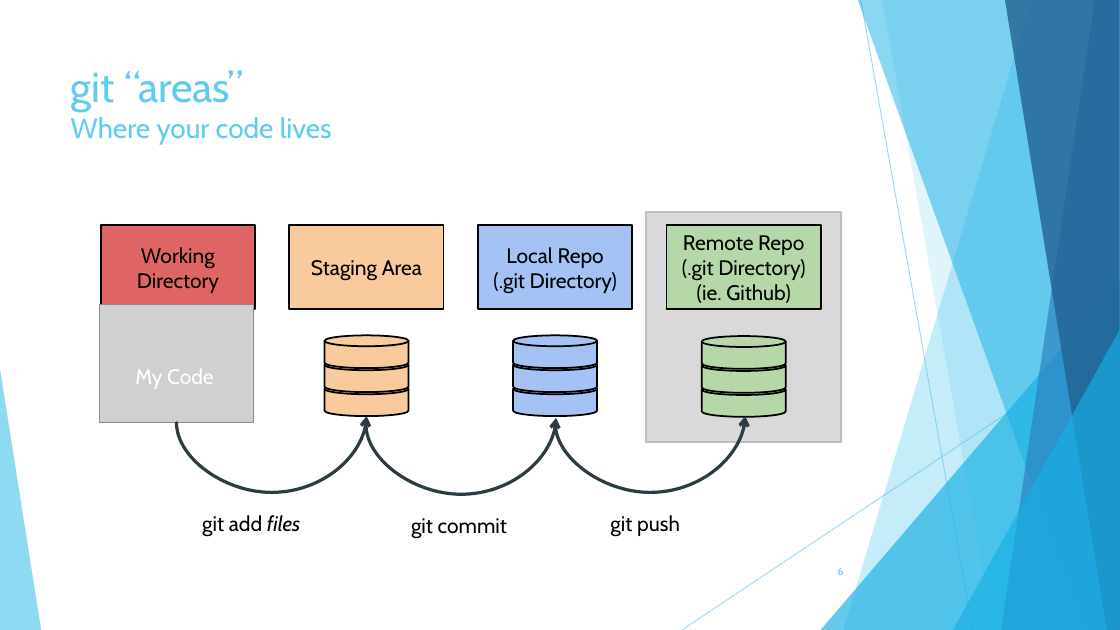
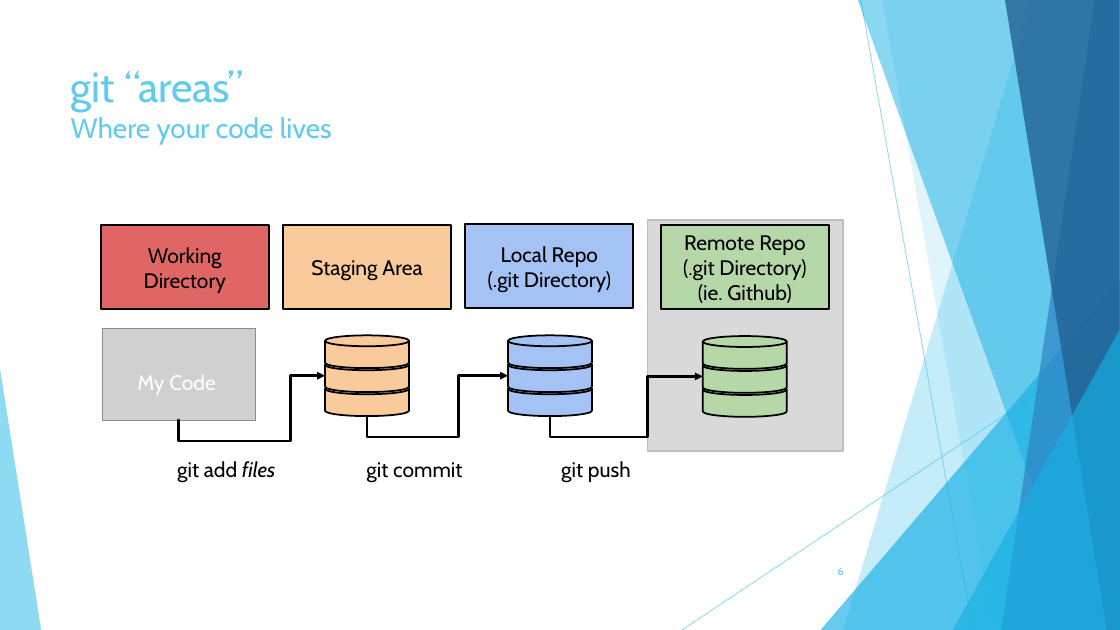
Before and after one commit to TechplexEngineer/GitCheatSheet, a slide deck: slide 6 of ppt/Getting started with GIT.pptx. Drawn at 1120x630 pixels with LibreOffice and Linux fonts; fonts in the diff are those of the drawing; grey boxes stand for pictures. Boxes give left, top, right and bottom in pixels: in the first picture for what was removed or moved away, otherwise in the second. Text is boxed around its words. In the diff, an @@ line names an element or a change of style, - is before the commit and + after.

```diff
--- a/ppt/Getting started with GIT.pptx
+++ b/ppt/Getting started with GIT.pptx
@@ rectangle "Working Directory" resized from (x1=101, y1=225, x2=255, y2=309) to (x1=101, y1=225, x2=269, y2=309) @@
@@ rectangle "Staging Area" resized from (x1=290, y1=225, x2=444, y2=309) to (x1=283, y1=225, x2=451, y2=309) @@
@@ rectangle "Local Repo" resized from (x1=478, y1=225, x2=633, y2=309) to (x1=465, y1=224, x2=634, y2=308) @@
@@ rectangle moved from (x1=646, y1=212, x2=841, y2=443) to (x1=648, y1=220, x2=843, y2=451) @@
@@ rectangle "Remote Repo" resized from (x1=667, y1=225, x2=822, y2=309) to (x1=661, y1=225, x2=829, y2=309) @@
@@ picture resized from (x1=100, y1=305, x2=253, y2=423) to (x1=102, y1=329, x2=255, y2=420) @@
@@ 3 cylinders moved together from (x1=513, y1=335, x2=597, y2=416) to (x1=508, y1=335, x2=592, y2=416) @@
@@ text "My Code" moved from (x1=135, y1=369, x2=214, y2=389) to (x1=137, y1=375, x2=216, y2=395) @@
@@ elbow arrow added from (179, 420) to (325, 376), #000000 2.25 pt @@
@@ elbow arrow added from (367, 416) to (508, 376), #000000 2.25 pt @@
@@ elbow arrow added from (550, 416) to (703, 376), #000000 2.25 pt @@
@@ curved arrow removed from (176, 423) to (366, 416) @@
@@ curved arrow removed from (366, 425) to (556, 418) @@
@@ curved arrow removed from (555, 423) to (745, 416) @@
@@ text "git add files" moved from (x1=202, y1=515, x2=300, y2=537) to (x1=177, y1=461, x2=275, y2=483) @@
@@ text "git commit" moved from (x1=411, y1=518, x2=507, y2=539) to (x1=366, y1=462, x2=462, y2=483) @@
@@ text "git commit" at (x1=366, y1=462, x2=462, y2=483): alignment left to centre @@
@@ text "git push" at (x1=561, y1=461, x2=631, y2=483): alignment left to centre @@
@@ text "git push" moved from (x1=610, y1=515, x2=680, y2=537) to (x1=561, y1=461, x2=631, y2=483) @@
```
Also in this commit, not shown: 19 other slides changed, 6 slides added, 3 slides removed, 21 other files.
